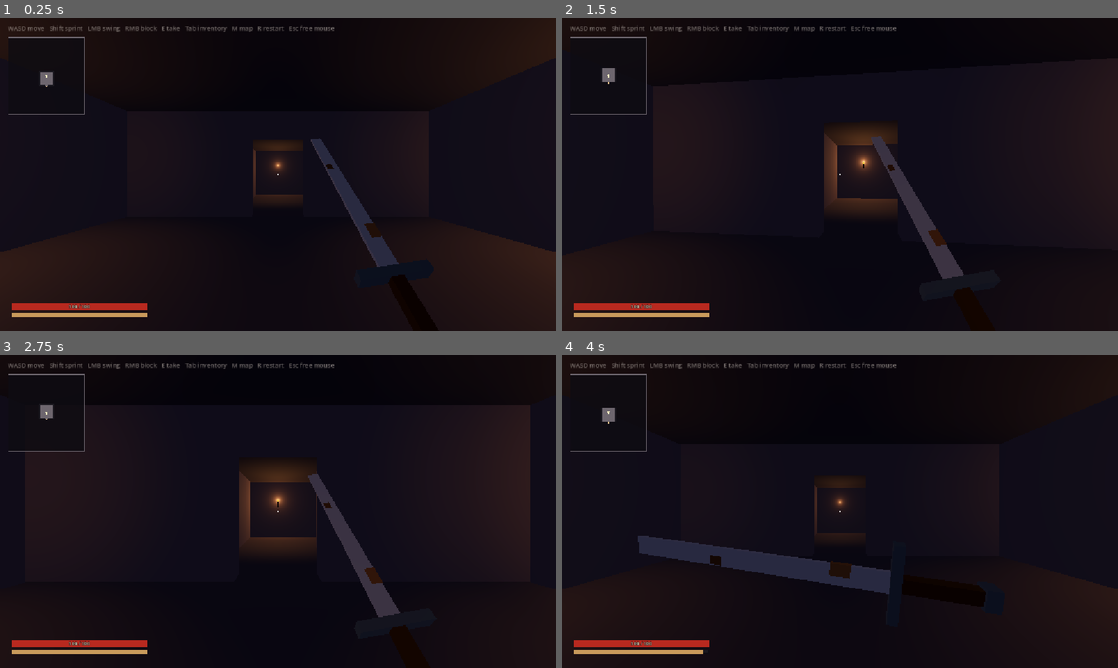
Above: before the commit, frames 1-4 (two rows, left to right).
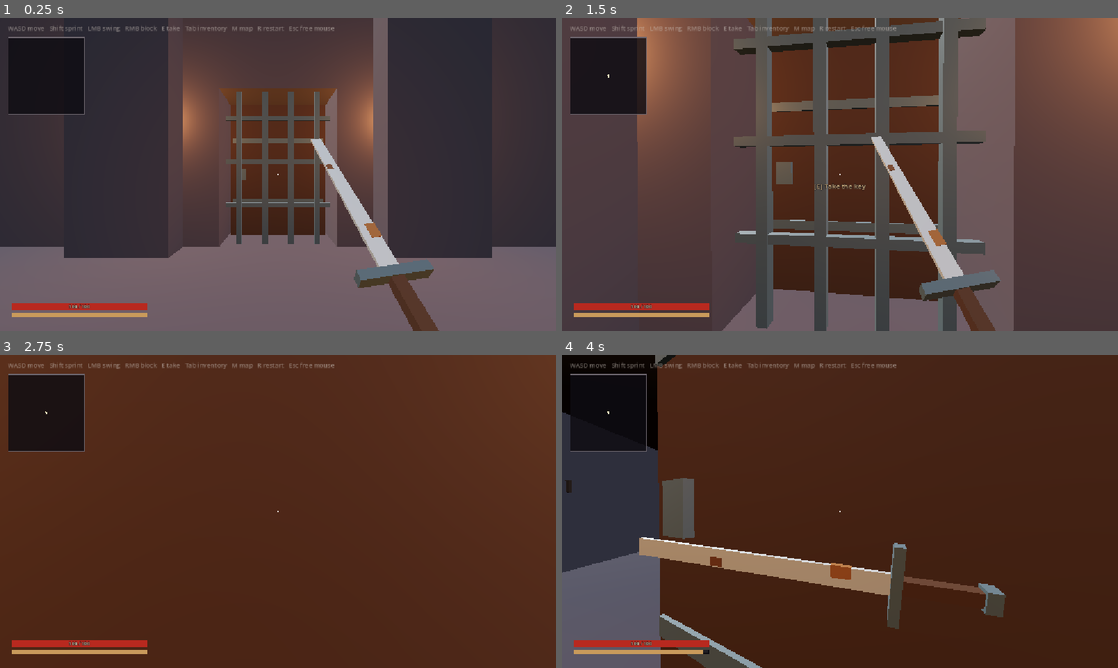
Above: after the commit, the same moments.

Repository: CaptainTiki/Arx
Game: Godot game, scene res://main/Main.tscn
Same seed, same stepped clock (60 frames per second), same inputs: the game is played once before the commit and once after it.
Inputs (mouse positions are in pixels of both pictures, inside the frame that each line leads up to):
- Up to frame 1 (0.25 s): no input
- Up to frame 2 (1.5 s): move the mouse to (867, 174) at 0.52 s; hold Right mouse button (block) 0.53-1.28 s; hold W (move_forward) from 0.53 s (still down); tap E (interact) at 0.8, 1.35 s; move the mouse to (812, 174) at 1.27 s
- Up to frame 3 (2.75 s): keep holding W (move_forward); tap F6 (regenerate_same) at 1.55 s; move the mouse to (289, 505) at 2.02 s; hold F6 (regenerate_same) from 2.03 s (still down); right-click (289, 505) at 2.3 s
- Up to frame 4 (4 s): keep holding W (move_forward); move the mouse to (834, 517) at 2.77 s; release F6 (regenerate_same) at 2.78 s; click (834, 517) at 2.85 s; tap E (interact) at 3.05 s; move the mouse to (878, 514) at 3.52 s; hold Right mouse button (block) from 3.53 s (still down); tap F6 (regenerate_same) at 3.8 s

The runs differ from the first frame. In frame 1, 96% of the frame differs, in the area x 0-100%, y 0-100%; in frame 2, 95%; in frame 3, 95%; in frame 4, 94%.
Error after the commit: Parse Error: Class "ExitTrigger" hides a global script class. (res://dungeon/exit_trigger.gd:1)

Commit message:
Camp / Gate / Loop Skeleton

Diff:
--- /dev/null
+++ b/camp/Camp.tscn
@@ -0,0 +1,262 @@
+[gd_scene format=3]
+
+[ext_resource type="Script" path="res://camp/camp.gd" id="1_camp"]
+[ext_resource type="Script" path="res://camp/gate.gd" id="2_gate"]
+[ext_resource type="Material" path="res://art/materials/stone_floor.tres" id="3_floor"]
+[ext_resource type="Material" path="res://art/materials/stone_wall.tres" id="4_wall"]
+[ext_resource type="Material" path="res://art/materials/wood_dark.tres" id="5_wood"]
+[ext_resource type="Material" path="res://art/materials/steel_dark.tres" id="6_steel"]
+[ext_resource type="Material" path="res://art/materials/wood.tres" id="7_wood_light"]
+[ext_resource type="Material" path="res://art/materials/flame.tres" id="8_flame"]
+[ext_resource type="PackedScene" path="res://world/Torch.tscn" id="9_torch"]
+[ext_resource type="AudioStream" path="res://audio/sfx/block_clang.wav" id="10_clang"]
+[ext_resource type="AudioStream" path="res://audio/sfx/chest_open.wav" id="11_creak"]
+[ext_resource type="AudioStream" path="res://audio/sfx/impact_thud.wav" id="12_thud"]
+
+[sub_resource type="ProceduralSkyMaterial" id="ProceduralSkyMaterial_camp"]
+
+[sub_resource type="Sky" id="Sky_camp"]
+sky_material = SubResource("ProceduralSkyMaterial_camp")
+
+[sub_resource type="Environment" id="Environment_camp"]
+background_mode = 2
+sky = SubResource("Sky_camp")
+ambient_light_source = 3
+tonemap_mode = 2
+
+[sub_resource type="BoxShape3D" id="BoxShape3D_gate"]
+size = Vector3(2.6, 4, 1.4)
+
+[node name="Camp" type="Node3D"]
+script = ExtResource("1_camp")
+environment = SubResource("Environment_camp")
+
+[node name="Sun" type="DirectionalLight3D" parent="."]
+transform = Transform3D(0.766, -0.5, 0.404, 0, 0.629, 0.777, -0.643, -0.595, 0.482, 0, 20, 0)
+light_energy = 0.9
+
+[node name="Ground" type="CSGBox3D" parent="."]
+position = Vector3(6, -0.1, -22)
+use_collision = true
+size = Vector3(90, 0.2, 44)
+material = ExtResource("3_floor")
+
+[node name="Wall" type="CSGCombiner3D" parent="."]
+use_collision = true
+
+[node name="WallRun" type="CSGBox3D" parent="Wall"]
+position = Vector3(6, 4, -0.9)
+size = Vector3(90, 8, 1.2)
+material = ExtResource("4_wall")
+
+[node name="GateCut" type="CSGBox3D" parent="Wall"]
+position = Vector3(6, 1.75, -0.9)
+operation = 2
+size = Vector3(2.6, 3.5, 1.4)
+material = ExtResource("4_wall")
+
+[node name="TowerL" type="CSGBox3D" parent="Wall"]
+position = Vector3(2.9, 5, -0.9)
+size = Vector3(2, 10, 2.4)
+material = ExtResource("4_wall")
+
+[node name="TowerR" type="CSGBox3D" parent="Wall"]
+position = Vector3(9.1, 5, -0.9)
+size = Vector3(2, 10, 2.4)
+material = ExtResource("4_wall")
+
+[node name="Passage" type="CSGBox3D" parent="."]
+position = Vector3(6, -0.1, -0.4)
+use_collision = true
+size = Vector3(2.6, 0.2, 1.4)
+material = ExtResource("3_floor")
+
+[node name="Gate" type="StaticBody3D" parent="." groups=["interactable"]]
+unique_name_in_owner = true
+position = Vector3(6, 0, -0.9)
+collision_layer = 8
+collision_mask = 0
+script = ExtResource("2_gate")
+
+[node name="GateShape" type="CollisionShape3D" parent="Gate"]
+position = Vector3(0, 2, 0)
+shape = SubResource("BoxShape3D_gate")
+
+[node name="Portcullis" type="Node3D" parent="Gate"]
+unique_name_in_owner = true
+position = Vector3(0, 0, -0.35)
+
+[node name="BarL" type="CSGBox3D" parent="Gate/Portcullis"]
+position = Vector3(-0.9, 1.75, 0)
+use_collision = true
+size = Vector3(0.12, 3.5, 0.12)
+material = ExtResource("6_steel")
+
+[node name="BarML" type="CSGBox3D" parent="Gate/Portcullis"]
+position = Vector3(-0.3, 1.75, 0)
+use_collision = true
+size = Vector3(0.12, 3.5, 0.12)
+material = ExtResource("6_steel")
+
+[node name="BarMR" type="CSGBox3D" parent="Gate/Portcullis"]
+position = Vector3(0.3, 1.75, 0)
+use_collision = true
+size = Vector3(0.12, 3.5, 0.12)
+material = ExtResource("6_steel")
+
+[node name="BarR" type="CSGBox3D" parent="Gate/Portcullis"]
+position = Vector3(0.9, 1.75, 0)
+use_collision = true
+size = Vector3(0.12, 3.5, 0.12)
+material = ExtResource("6_steel")
+
+[node name="Cross1" type="CSGBox3D" parent="Gate/Portcullis"]
+position = Vector3(0, 0.9, 0)
+size = Vector3(2.4, 0.1, 0.1)
+material = ExtResource("6_steel")
+
+[node name="Cross2" type="CSGBox3D" parent="Gate/Portcullis"]
+position = Vector3(0, 1.9, 0)
+size = Vector3(2.4, 0.1, 0.1)
+material = ExtResource("6_steel")
+
+[node name="Cross3" type="CSGBox3D" parent="Gate/Portcullis"]
+position = Vector3(0, 2.9, 0)
+size = Vector3(2.4, 0.1, 0.1)
+material = ExtResource("6_steel")
+
+[node name="DoorHinge" type="Node3D" parent="Gate"]
+unique_name_in_owner = true
+position = Vector3(-1.25, 0, 0.4)
+
+[node name="DoorLeaf" type="CSGBox3D" parent="Gate/DoorHinge"]
+position = Vector3(1.25, 1.72, 0)
+use_collision = true
+size = Vector3(2.5, 3.44, 0.16)
+material = ExtResource("5_wood")
+
+[node name="Band1" type="CSGBox3D" parent="Gate/DoorHinge"]
+position = Vector3(1.25, 0.9, -0.09)
+size = Vector3(2.4, 0.12, 0.03)
+material = ExtResource("6_steel")
+
+[node name="Band2" type="CSGBox3D" parent="Gate/DoorHinge"]
+position = Vector3(1.25, 2.5, -0.09)
+size = Vector3(2.4, 0.12, 0.03)
+material = ExtResource("6_steel")
+
+[node name="Lock" type="CSGBox3D" parent="Gate/DoorHinge"]
+position = Vector3(2.2, 1.6, -0.1)
+size = Vector3(0.22, 0.3, 0.06)
+material = ExtResource("6_steel")
+
+[node name="ChainSfx" type="AudioStreamPlayer3D" parent="Gate"]
+unique_name_in_owner = true
+position = Vector3(0, 3.5, 0)
+stream = ExtResource("10_clang")
+volume_db = -6.0
+
+[node name="DoorSfx" type="AudioStreamPlayer3D" parent="Gate"]
+unique_name_in_owner = true
+position = Vector3(0, 1.5, 0.4)
+stream = ExtResource("11_creak")
+pitch_scale = 0.7
+
+[node name="ThudSfx" type="AudioStreamPlayer3D" parent="Gate"]
+unique_name_in_owner = true
+stream = ExtResource("12_thud")
+pitch_scale = 0.5
+volume_db = 4.0
+
+[node name="TorchL" parent="." instance=ExtResource("9_torch")]
+position = Vector3(3.6, 2.8, -1.85)
+
+[node name="TorchR" parent="." instance=ExtResource("9_torch")]
+position = Vector3(8.4, 2.8, -1.85)
+
+[node name="Campfire" type="Node3D" parent="."]
+position = Vector3(6, 0, -9)
+
+[node name="Ring" type="CSGCylinder3D" parent="Campfire"]
+position = Vector3(0, 0.12, 0)
+use_collision = true
+radius = 0.9
+height = 0.24
+sides = 10
+material = ExtResource("4_wall")
+
+[node name="Log1" type="CSGBox3D" parent="Campfire"]
+position = Vector3(0, 0.35, 0)
+rotation = Vector3(0, 0.6, 0)
+size = Vector3(1.1, 0.18, 0.18)
+material = ExtResource("5_wood")
+
+[node name="Log2" type="CSGBox3D" parent="Campfire"]
+position = Vector3(0, 0.35, 0)
+rotation = Vector3(0, -0.7, 0)
+size = Vector3(1.1, 0.18, 0.18)
+material = ExtResource("5_wood")
+
+[node name="Flame" type="CSGBox3D" parent="Campfire"]
+position = Vector3(0, 0.75, 0)
+rotation = Vector3(0, 0.785, 0)
+size = Vector3(0.45, 0.7, 0.45)
+material = ExtResource("8_flame")
+
+[node name="FireLight" type="OmniLight3D" parent="Campfire"]
+unique_name_in_owner = true
+position = Vector3(0, 1.2, 0)
+light_color = Color(1, 0.62, 0.3, 1)
+light_energy = 2.5
+omni_range = 9.0
+
+[node name="GrinderStand" type="CSGBox3D" parent="."]
+position = Vector3(-4, 0.5, -10)
+use_collision = true
+size = Vector3(1.4, 1, 1)
+material = ExtResource("7_wood_light")
+
+[node name="GrinderWheel" type="CSGCylinder3D" parent="."]
+position = Vector3(-4, 1.3, -10)
+rotation = Vector3(0, 0, 1.5708)
+radius = 0.5
+height = 0.18
+material = ExtResource("4_wall")
+
+[node name="GrinderLabel" type="Label3D" parent="."]
+position = Vector3(-4, 2.2, -10)
+billboard = 1
+text = "Grinder (soon)"
+font_size = 48
+
+[node name="PeddlerCart" type="CSGBox3D" parent="."]
+position = Vector3(16, 0.7, -10)
+use_collision = true
+size = Vector3(2.4, 1.4, 1.2)
+material = ExtResource("7_wood_light")
+
+[node name="PeddlerLabel" type="Label3D" parent="."]
+position = Vector3(16, 2.2, -10)
+billboard = 1
+text = "Peddler (soon)"
+font_size = 48
+
+[node name="GardenStairs" type="CSGBox3D" parent="."]
+position = Vector3(-10, 0.3, -3.5)
+use_collision = true
+size = Vector3(3, 0.6, 3)
+material = ExtResource("4_wall")
+
+[node name="GardenLabel" type="Label3D" parent="."]
+position = Vector3(-10, 1.6, -3.5)
+billboard = 1
+text = "Garden stairs"
+font_size = 36
+
+[node name="ArrivalGate" type="Marker3D" parent="."]
+unique_name_in_owner = true
+transform = Transform3D(-1, 0, 0, 0, 1, 0, 0, 0, -1, 6, 0, -6)
+
+[node name="ArrivalGarden" type="Marker3D" parent="."]
+unique_name_in_owner = true
+transform = Transform3D(-0.707, 0, -0.707, 0, 1, 0, 0.707, 0, -0.707, -10, 0.6, -5.5)
--- /dev/null
+++ b/camp/camp.gd
@@ -0,0 +1,37 @@
+class_name Camp
+extends Node3D
+## The yard outside the castle wall: fire, the gate, and the two station placeholders. Main shows it
+## while the player is outside or in the entrance room and stows it (hidden, not processing) deeper in.
+
+## Sky and ambient for outside; Main swaps the WorldEnvironment to this while the camp is up.
+@export var environment: Environment
+
+@export var fire_flicker: float = 0.25
+@export var fire_flicker_speed: float = 9.0
+
+@onready var gate: Gate = %Gate
+## Where you stand after walking in through the gate, or after respawning.
+@onready var arrival_gate: Marker3D = %ArrivalGate
+## Where the far exit (garden stairs) puts you.
+@onready var arrival_garden: Marker3D = %ArrivalGarden
+@onready var _fire_light: OmniLight3D = %FireLight
+
+var _fire_energy: float = 0.0
+var _time: float = 0.0
+
+
+func _ready() -> void:
+	_fire_energy = _fire_light.light_energy
+	_time = randf() * 100.0
+
+
+func _process(delta: float) -> void:
+	_time += delta * fire_flicker_speed
+	var wobble: float = sin(_time) * 0.5 + sin(_time * 2.7 + 1.3) * 0.3 + sin(_time * 6.1) * 0.2
+	_fire_light.light_energy = _fire_energy * (1.0 + wobble * fire_flicker)
+
+
+## Show = visible and processing; stow = hidden and frozen (tweens and audio pause with it).
+func set_stowed(stowed: bool) -> void:
+	visible = not stowed
+	process_mode = Node.PROCESS_MODE_DISABLED if stowed else Node.PROCESS_MODE_INHERIT
--- /dev/null
+++ b/camp/gate.gd
@@ -0,0 +1,83 @@
+class_name Gate
+extends StaticBody3D
+## The castle gate: portcullis and a wooden door in the wall. Interact once to turn the key (Main
+## builds the floor; this plays the theatre: chains, the portcullis lifts, the door swings in).
+## Interact again from outside to take the key back, which shuts everything and empties the castle.
+## The key itself is a plain flag until items v2 makes it an item.
+
+signal key_turned
+signal key_taken
+
+@export var portcullis_lift: float = 3.6
+@export var portcullis_time: float = 2.4
+@export var door_open_deg: float = -105.0
+@export var door_time: float = 1.1
+## Seconds between chain clanks while the portcullis moves.
+@export var chain_interval: float = 0.28
+
+var key_in_lock: bool = false
+var is_open: bool = false
+
+@onready var _portcullis: Node3D = %Portcullis
+@onready var _door_hinge: Node3D = %DoorHinge
+@onready var _chain_sfx: AudioStreamPlayer3D = %ChainSfx
+@onready var _door_sfx: AudioStreamPlayer3D = %DoorSfx
+@onready var _thud_sfx: AudioStreamPlayer3D = %ThudSfx
+
+var _tween: Tween
+
+
+func prompt_text() -> String:
+	return "Take the key" if key_in_lock else "Turn the key"
+
+
+func interact(_player: Player) -> void:
+	if key_in_lock:
+		key_in_lock = false
+		key_taken.emit()
+	else:
+		key_in_lock = true
+		key_turned.emit()
+
+
+## Chains, portcullis up, then the door creaks inward. `instant` snaps (used when the camp is
+## re-shown with the gate already open).
+func open(instant: bool = false) -> void:
+	is_open = true
+	_kill()
+	if instant:
+		_portcullis.position.y = portcullis_lift
+		_door_hinge.rotation_degrees.y = door_open_deg
+		return
+	_tween = create_tween()
+	_tween.tween_property(_portcullis, ^"position:y", portcullis_lift, portcullis_time).set_trans(Tween.TRANS_SINE).set_ease(Tween.EASE_IN_OUT)
+	var clanks: int = maxi(1, int(portcullis_time / chain_interval))
+	for i: int in clanks:
+		_tween.parallel().tween_callback(_clank).set_delay(chain_interval * (i + 1))
+	_tween.tween_callback(_door_sfx.play)
+	_tween.tween_property(_door_hinge, ^"rotation_degrees:y", door_open_deg, door_time).set_trans(Tween.TRANS_QUAD).set_ease(Tween.EASE_OUT)
+
+
+## Door shuts, then the portcullis drops with a thud.
+func close(instant: bool = false) -> void:
+	is_open = false
+	_kill()
+	if instant:
+		_portcullis.position.y = 0.0
+		_door_hinge.rotation_degrees.y = 0.0
+		return
+	_tween = create_tween()
+	_tween.tween_callback(_door_sfx.play)
+	_tween.tween_property(_door_hinge, ^"rotation_degrees:y", 0.0, door_time * 0.8).set_trans(Tween.TRANS_QUAD).set_ease(Tween.EASE_IN)
+	_tween.tween_property(_portcullis, ^"position:y", 0.0, portcullis_time * 0.5).set_trans(Tween.TRANS_QUAD).set_ease(Tween.EASE_IN)
+	_tween.tween_callback(_thud_sfx.play)
+
+
+func _clank() -> void:
+	_chain_sfx.pitch_scale = randf_range(0.5, 0.65)
+	_chain_sfx.play()
+
+
+func _kill() -> void:
+	if _tween:
+		_tween.kill()
--- a/combat/health.gd
+++ b/combat/health.gd
@@ -21,6 +21,12 @@
 	changed.emit(hp, max_hp)
 
 
+## Back to full. Used when the player respawns at camp.
+func restore() -> void:
+	hp = max_hp
+	changed.emit(hp, max_hp)
+
+
 func is_dead() -> bool:
 	return hp <= 0
 
--- a/dungeon/dungeon.gd
+++ b/dungeon/dungeon.gd
@@ -9,6 +9,8 @@
 
 ## A cell was revealed, or the floor was rebuilt and everything hidden again.
 signal revealed_changed
+## The player crossed into a different cell (NO_CELL when outside the castle).
+signal player_cell_changed(cell: Vector2i)
 
 ## Stands for "no cell yet", so the first report after a rebuild always counts as a change.
 const NO_CELL: Vector2i = Vector2i.MIN
@@ -46,6 +48,7 @@
 		player_cell = value
 		_reveal_at(value)
 		_relight()
+		player_cell_changed.emit(value)
 
 ## Torches are lit by room: the room you're in plus every room within this many doorways (a hall
 ## between two rooms counts as one). Everything else is doused. Keeps the lit count small enough for
@@ -159,6 +162,14 @@
 		print(line)
 
 
+## True while the player stands in the START room (the first placement). The gate is in its wall.
+func player_in_start_room() -> bool:
+	if map == null or player_cell == NO_CELL:
+		return false
+	var room: MapModel.MapRoom = map.room_at(player_cell)
+	return room != null and room == map.rooms[0]
+
+
 ## Finds every torch under this node and files it by the group of the cell it stands in. Also builds
 ## the group adjacency from used doors. Called once per floor, after the rooms are children.
 func _collect_torches() -> void:
--- a/dungeon/dungeon_generator.gd
+++ b/dungeon/dungeon_generator.gd
@@ -69,6 +69,11 @@
 ## Fresh-seed restarts when the main path boxes itself in, before giving up loudly. A 12-room main
 ## path boxes itself in about 1 seed in 5; 1 seed in 1000 needed 5 restarts, so 10 leaves headroom.
 @export var max_restarts: int = 10
+## Refuse any cell with grid y below this. The camp sits north of the start room's wall (y < 0),
+## so the castle grows south and nothing pokes out into the yard.
+@export var min_grid_y: int = -1000000
+## Whether the START room's player spawn moves the player. Off when the player walks in from camp.
+@export var place_player: bool = true
 
 @export_group("Scene")
 ## Rooms are added here. Also the noise hub every spawned enemy gets, and the owner of the map.
@@ -385,7 +390,7 @@
 				return null
 			var turns: int = posmod(Door.opposite_of(door.dir) - template.door_dirs[entry], 4)
 			var origin: Vector2i = neighbor - rotate_cell(template.door_cells[entry], template.footprint, turns)
-			if not _fits(origin, rotated_footprint(template.footprint, turns), layout.occupied):
+			if not _fits(origin, rotated_footprint(template.footprint, turns), layout.occupied, min_grid_y):
 				layout.attempts += 1
 				continue
 			var exits: Array[int] = []
@@ -429,7 +434,7 @@
 				return null
 			var turns: int = posmod(Door.opposite_of(door.dir) - template.door_dirs[entry], 4)
 			var origin: Vector2i = neighbor - rotate_cell(template.door_cells[entry], template.footprint, turns)
-			if not _fits(origin, rotated_footprint(template.footprint, turns), layout.occupied):
+			if not _fits(origin, rotated_footprint(template.footprint, turns), layout.occupied, min_grid_y):
 				layout.attempts += 1
 				continue
 			return _place(layout, template, origin, turns, door, entry)
@@ -921,12 +926,21 @@
 		items[j] = swap
 
 
-static func _fits(origin: Vector2i, size: Vector2i, occupied: Dictionary[Vector2i, Placement]) -> bool:
+static func _fits(origin: Vector2i, size: Vector2i, occupied: Dictionary[Vector2i, Placement], min_y: int = -1000000) -> bool:
+	if origin.y < min_y:
+		return false
 	for z: int in size.y:
 		for x: int in size.x:
 			if occupied.has(origin + Vector2i(x, z)):
 				return false
 	return true
+
+
+## Throws away the current floor (rooms, spawned enemies, drops). Public so Main can empty the
+## castle when the player leaves it.
+func clear() -> void:
+	_clear()
+	dungeon.map = null
 
 
 func _clear() -> void:
@@ -975,7 +989,8 @@
 func _spawn(spawn: SpawnPoint, rng: RandomNumberGenerator) -> String:
 	var local: Transform3D = spawned.global_transform.affine_inverse() * spawn.global_transform
 	if spawn.kind == SpawnPoint.Kind.PLAYER:
-		player.place_at(spawn.global_transform)
+		if place_player:
+			player.place_at(spawn.global_transform)
 		return "player"
 	if spawn.table:
 		var entry: SpawnEntry = spawn.table.roll(rng)
--- a/dungeon/rooms/ExitRoom.tscn
+++ b/dungeon/rooms/ExitRoom.tscn
@@ -14,6 +14,10 @@
 [ext_resource type="Resource" path="res://weapons/rusted_dagger.tres" id="12_dagger"]
 [ext_resource type="Material" path="res://art/materials/eye_glow.tres" id="13_glow"]
 [ext_resource type="Script" path="res://dungeon/exit_trigger.gd" id="14_exit"]
+[ext_resource type="Script" path="res://world/exit_trigger.gd" id="20_exit_trigger"]
+
+[sub_resource type="BoxShape3D" id="BoxShape3D_exit"]
+size = Vector3(3, 2, 3)
 
 [sub_resource type="BoxShape3D" id="BoxShape3D_exit"]
 size = Vector3(3, 3, 3)
@@ -70,6 +74,15 @@
 size = Vector3(3, 0.1, 3)
 material = ExtResource("13_glow")
 
+[node name="ExitTrigger" type="Area3D" parent="."]
+position = Vector3(4, 1, 9)
+collision_layer = 0
+collision_mask = 2
+script = ExtResource("20_exit_trigger")
+
+[node name="ExitShape" type="CollisionShape3D" parent="ExitTrigger"]
+shape = SubResource("BoxShape3D_exit")
+
 [node name="Lights" type="Node3D" parent="."]
 
 [node name="TorchW" parent="Lights" instance=ExtResource("7_torch")]
--- a/dungeon/rooms/StartRoom.tscn
+++ b/dungeon/rooms/StartRoom.tscn
@@ -54,6 +54,12 @@
 size = Vector3(0.3, 4, 12)
 material = ExtResource("5_wall")
 
+[node name="DoorwayN" type="CSGBox3D" parent="Geometry/Walls"]
+position = Vector3(6, 1.75, 0.15)
+operation = 2
+size = Vector3(2.6, 3.5, 0.5)
+material = ExtResource("5_wall")
+
 [node name="DoorwayS" type="CSGBox3D" parent="Geometry/Walls"]
 position = Vector3(6, 1.5, 11.85)
 operation = 2
--- a/main/Main.tscn
+++ b/main/Main.tscn
@@ -11,6 +11,7 @@
 [ext_resource type="PackedScene" path="res://fx/BlockSpark.tscn" id="9_block_spark"]
 [ext_resource type="Script" path="res://dungeon/dungeon.gd" id="10_dungeon"]
 [ext_resource type="PackedScene" path="res://world/Chest.tscn" id="11_chest"]
+[ext_resource type="PackedScene" path="res://camp/Camp.tscn" id="12_camp"]
 
 [sub_resource type="Environment" id="Environment_dungeon"]
 background_mode = 1
@@ -23,13 +24,18 @@
 fog_light_color = Color(0.05, 0.045, 0.06, 1)
 fog_density = 0.025
 
-[node name="Main" type="Node3D"]
+[node name="Main" type="Node3D" groups=["main"]]
 script = ExtResource("1_main")
 
 [node name="WorldEnvironment" type="WorldEnvironment" parent="."]
+unique_name_in_owner = true
 environment = SubResource("Environment_dungeon")
 
+[node name="Camp" parent="." instance=ExtResource("12_camp")]
+unique_name_in_owner = true
+
 [node name="Dungeon" type="Node3D" parent="." node_paths=PackedStringArray("drop_parent")]
+unique_name_in_owner = true
 script = ExtResource("10_dungeon")
 pickup_scene = ExtResource("4_pickup")
 drop_parent = NodePath("Spawned")
@@ -46,6 +52,8 @@
 pickup_scene = ExtResource("4_pickup")
 enemy_scene = ExtResource("6_enemy")
 chest_scene = ExtResource("11_chest")
+min_grid_y = 0
+place_player = false
 
 [node name="FX" type="Node3D" parent="."]
 script = ExtResource("7_fx")
--- a/main/main.gd
+++ b/main/main.gd
@@ -1,19 +1,84 @@
 class_name Main
 extends Node3D
-## Builds a dungeon on start, then lets the player loose. F5 rebuilds it with a fresh seed,
-## F6 with the same seed (layout and spawns should come out identical).
+## The loop. You start at camp. Turning the key at the gate builds a floor behind the door theatre;
+## walking in and past the entrance room stows the camp; the far exit (or dying, or walking back
+## out) puts you in the yard again and empties the castle. F5 / F6 still rebuild from camp for
+## testing (F6 = same seed).
 
 @onready var _generator: DungeonGenerator = %DungeonGenerator
 @onready var _player: Player = %Player
+@onready var _dungeon: Dungeon = %Dungeon
+@onready var _camp: Camp = %Camp
+@onready var _world_env: WorldEnvironment = %WorldEnvironment
+
+var _dungeon_env: Environment
+var _camp_shown: bool = true
 
 
 func _ready() -> void:
-	_generator.generate()
+	_dungeon_env = _world_env.environment
+	_player.respawn_requested.connect(_on_respawn)
+	_dungeon.player_cell_changed.connect(_on_player_cell)
+	_camp.gate.key_turned.connect(_on_key_turned)
+	_camp.gate.key_taken.connect(_on_key_taken)
+	_show_camp(true)
+	_player.place_at(_camp.arrival_gate.global_transform)
 	_player.process_mode = Node.PROCESS_MODE_INHERIT
 
 
 func _physics_process(_delta: float) -> void:
 	if _player.intent.regenerate_pressed:
-		_generator.generate()
+		_debug_rebuild(0)
 	elif _player.intent.regenerate_same_pressed:
-		_generator.generate(_generator.last_seed)
+		_debug_rebuild(_generator.last_seed)
+
+
+## The key goes in: build the floor, then the chains and the door.
+func _on_key_turned() -> void:
+	_generator.generate()
+	_camp.gate.open()
+
+
+## The key comes out (only reachable from outside): shut the gate and empty the castle.
+func _on_key_taken() -> void:
+	_camp.gate.close()
+	_generator.clear()
+
+
+## Camp is up while you're outside or still in the entrance room; stowed once you're deeper.
+func _on_player_cell(cell: Vector2i) -> void:
+	var inside: bool = _dungeon.map != null and _dungeon.map.room_at(cell) != null
+	var deep: bool = inside and not _dungeon.player_in_start_room()
+	if deep and _camp_shown:
+		_show_camp(false)
+	elif not deep and not _camp_shown:
+		_show_camp(true)
+		_camp.gate.open(true)
+
+
+## The floor is over. From the far exit you come up the garden stairs; otherwise (death) the gate.
+func leave_castle(from_far_exit: bool) -> void:
+	_generator.clear()
+	_show_camp(true)
+	_camp.gate.key_in_lock = false
+	_camp.gate.close()
+	var arrival: Marker3D = _camp.arrival_garden if from_far_exit else _camp.arrival_gate
+	_player.place_at(arrival.global_transform)
+
+
+func _on_respawn() -> void:
+	leave_castle(false)
+	_player.revive()
+
+
+func _show_camp(shown: bool) -> void:
+	_camp_shown = shown
+	_camp.set_stowed(not shown)
+	_world_env.environment = _camp.environment if shown else _dungeon_env
+
+
+func _debug_rebuild(seed_value: int) -> void:
+	_generator.generate(seed_value)
+	_camp.gate.key_in_lock = true
+	if not _camp.gate.is_open:
+		_camp.gate.open()
--- a/player/hud.gd
+++ b/player/hud.gd
@@ -79,6 +79,10 @@
 	_death_label.visible = true
 
 
+func hide_death() -> void:
+	_death_label.visible = false
+
+
 func show_prompt(text: String) -> void:
 	_prompt_text = prompt_format % text
 	_prompt_wanted = true
--- a/player/player.gd
+++ b/player/player.gd
@@ -94,7 +94,14 @@
 		return _effects
 
 
+## Emitted after the death delay when something (Main) is listening; otherwise the scene reloads.
+signal respawn_requested
+
+var _head_rest_y: float = 0.0
+
+
 func _ready() -> void:
+	_head_rest_y = _head.position.y
 	_hud.bind(_health, _stamina)
 	_effects.slow_changed.connect(_hud.set_slowed)
 	_health.died.connect(_on_died)
@@ -330,4 +337,16 @@
 	fall.tween_property(_head, "position:y", 0.35, 0.6).set_trans(Tween.TRANS_BOUNCE).set_ease(Tween.EASE_OUT)
 	fall.parallel().tween_property(_head, "rotation:z", deg_to_rad(25.0), 0.6)
 	await get_tree().create_timer(death_restart_delay, true, false, true).timeout
-	get_tree().reload_current_scene()
+	if respawn_requested.get_connections().is_empty():
+		get_tree().reload_current_scene()
+	else:
+		respawn_requested.emit()
+
+
+## Back on your feet at full health. Main calls this after moving you to camp.
+func revive() -> void:
+	_dead = false
+	_head.position.y = _head_rest_y
+	_head.rotation.z = 0.0
+	_health.restore()
+	_hud.hide_death()
--- /dev/null
+++ b/world/exit_trigger.gd
@@ -0,0 +1,15 @@
+class_name ExitTrigger
+extends Area3D
+## The far exit. Stepping on it ends the floor: Main empties the castle and puts the player in the
+## garden outside the wall. Exit-only; there's no way back in but the gate.
+
+func _ready() -> void:
+	body_entered.connect(_on_body_entered)
+
+
+func _on_body_entered(body: Node3D) -> void:
+	if body is Player:
+		var main: Main = get_tree().get_first_node_in_group(&"main") as Main
+		if main:
+			# Deferred: tearing the castle down inside a physics callback is not allowed.
+			main.leave_castle.call_deferred(true)
